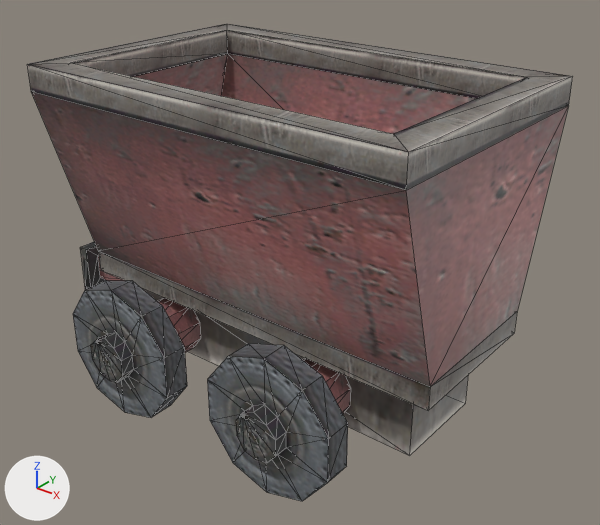
What one commit did to the Blender file blend/contrib/ufo_ai/lorry/lorry.blend.
Before and after are seen from a 50 mm lens placed at (64.1, -77.2, 69.2), pointed at (0.9, 1.7, 20.2). Every picture has the same lights, and +X, +Y and +Z are marked at lower left. Mesh edges are drawn as thin lines.
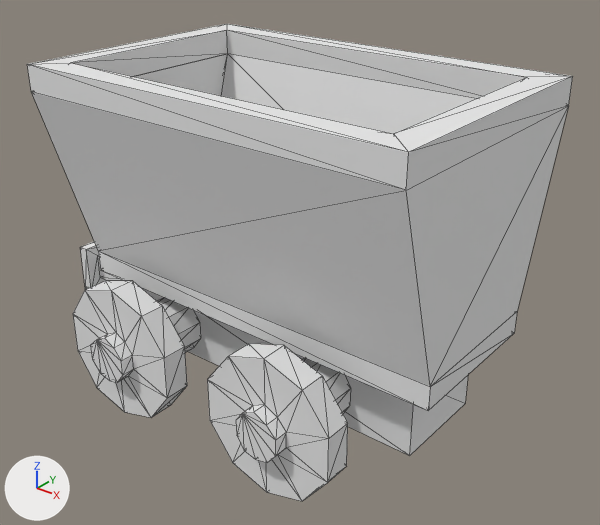
Commit message: Lorry model from UFO-AI.

The change in detail:
Material 'Material' (mat_material) is new.
Its base color is (0.8, 0.8, 0.8) (white #e7e7e7).
me_mesh has 326 vertices, 610 faces and spans x -37.6..28.6, y -20.3..19.1, z 0.4..46.5.
me_mesh no longer uses material mat_lorry_png (picture img_lorry_png).
me_mesh now uses material mat_material (white #e7e7e7).

Location of each change, [x1, y1, x2, y2] in pixels of the pictures (600 x 525 px):
'Mesh', recoloured: [27, 24, 573, 501] in both
